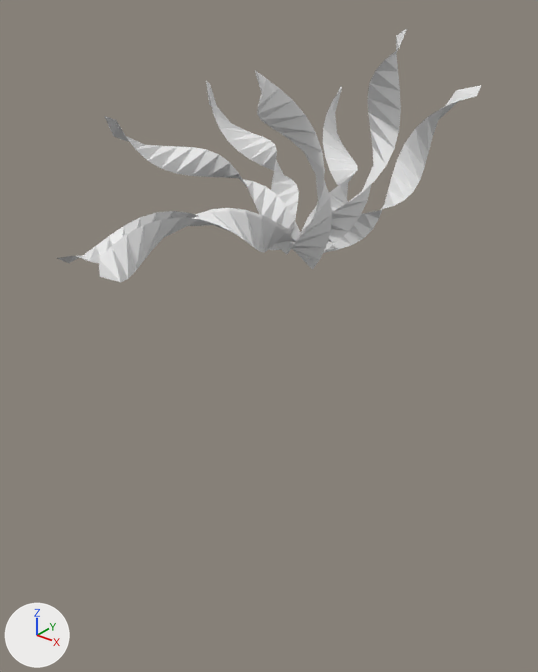
Two versions of the Blender file Section1_Intro/tree_plant.blend, one commit apart.
Both versions are drawn from a camera (50 mm lens) standing at (19.8, -40.1, 18.4) and looking at (-8.1, -5.3, -3.2). Arrows for +X, +Y and +Z are at lower left; the lights stay in place.
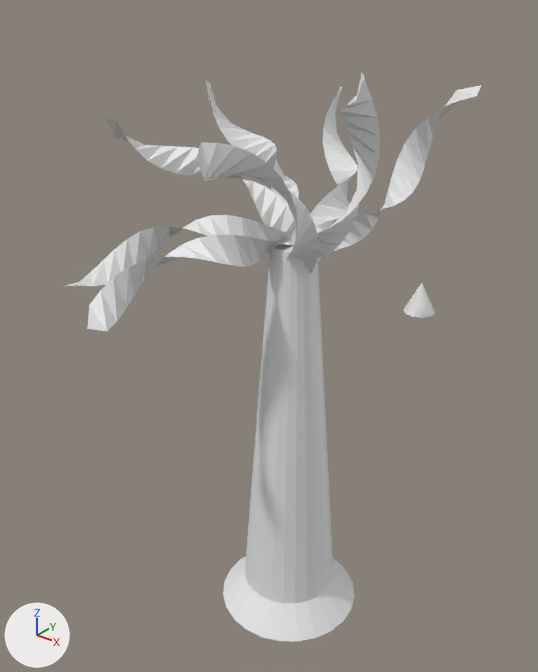
Where the change shows, as pixel boxes [x1, y1, x2, y2] in the pictures (538 x 672 px):
'Cylinder', added: after [223, 241, 355, 642]
'Plane.004', turned: before [99, 211, 296, 282]; after [87, 235, 294, 331]
'Plane.003', moved, turned: before [255, 70, 332, 270]; after [196, 142, 319, 274]
'Plane.002', moved, turned: before [297, 29, 407, 260]; after [305, 73, 380, 267]
'Plane.007', moved, turned: before [57, 208, 290, 263]; after [65, 215, 288, 286]
'Cone', added: after [403, 283, 435, 318]

Diff of the bpy script that builds the scene:
```diff
--- a/Section1_Intro/tree_plant.blend.py
+++ b/Section1_Intro/tree_plant.blend.py
@@ me_cone @@
+me_cone.from_pydata(...)  # a 32-sided cone pointing to +z spanning x -1.0..1.0, y -1.0..1.0, z -1.0..1.0
@@ me_cylinder @@
+me_cylinder.from_pydata(...)  # 72 vertices, 50 faces; spans x -4.5..4.5, y -4.5..4.5, z -11.7..13.3
@@ ob_plane_002 @@
 ob_plane_002 = bpy.data.objects.new('Plane.002', me_plane_002)
-ob_plane_002.location = (-5.17, -4.25, 3.06)
-ob_plane_002.rotation_euler = (-0.256, 0.352, -0.575)  # degrees (-15, 20, -33)
+ob_plane_002.location = (-5.25, -4.27, 2.93)
+ob_plane_002.rotation_euler = (-0.0393, 0.635, -0.663)  # degrees (-2.3, 36, -38)
@@ ob_plane_003 @@
 ob_plane_003 = bpy.data.objects.new('Plane.003', me_plane_003)
-ob_plane_003.location = (-5.17, -4.25, 3.06)
-ob_plane_003.rotation_euler = (0.465, 0.352, -0.278)  # degrees (27, 20, -16)
+ob_plane_003.location = (-5.25, -4.27, 2.93)
+ob_plane_003.rotation_euler = (0.764, 0.563, -0.336)  # degrees (44, 32, -19)
@@ ob_plane_004 @@
 ob_plane_004.location = (-7.33, -4.33, 4.37)
-ob_plane_004.rotation_euler = (1.462, 0.0, -6.361)  # degrees (84, 0, 356)
+ob_plane_004.rotation_euler = (1.759, 0.17, -6.528)  # degrees (101, 10, 346)
@@ ob_plane_007 @@
 ob_plane_007 = bpy.data.objects.new('Plane.007', me_plane_008)
-ob_plane_007.location = (-7.95, -4.28, 4.06)
-ob_plane_007.rotation_euler = (1.462, -0.931, -6.668)  # degrees (84, -53, 338)
+ob_plane_007.location = (-7.87, -4.16, 4.26)
+ob_plane_007.rotation_euler = (1.748, -0.654, -7.066)  # degrees (100, -37, 315)
@@ ob_cone @@
+ob_cone = bpy.data.objects.new('Cone', me_cone)
+ob_cone.location = (0.0, 0.0, 0.0)
@@ ob_cylinder @@
+ob_cylinder = bpy.data.objects.new('Cylinder', me_cylinder)
+ob_cylinder.location = (-6.4, -4.92, -11.58)
+ob_cylinder.scale = (1.13, 1.13, 1.13)
```
